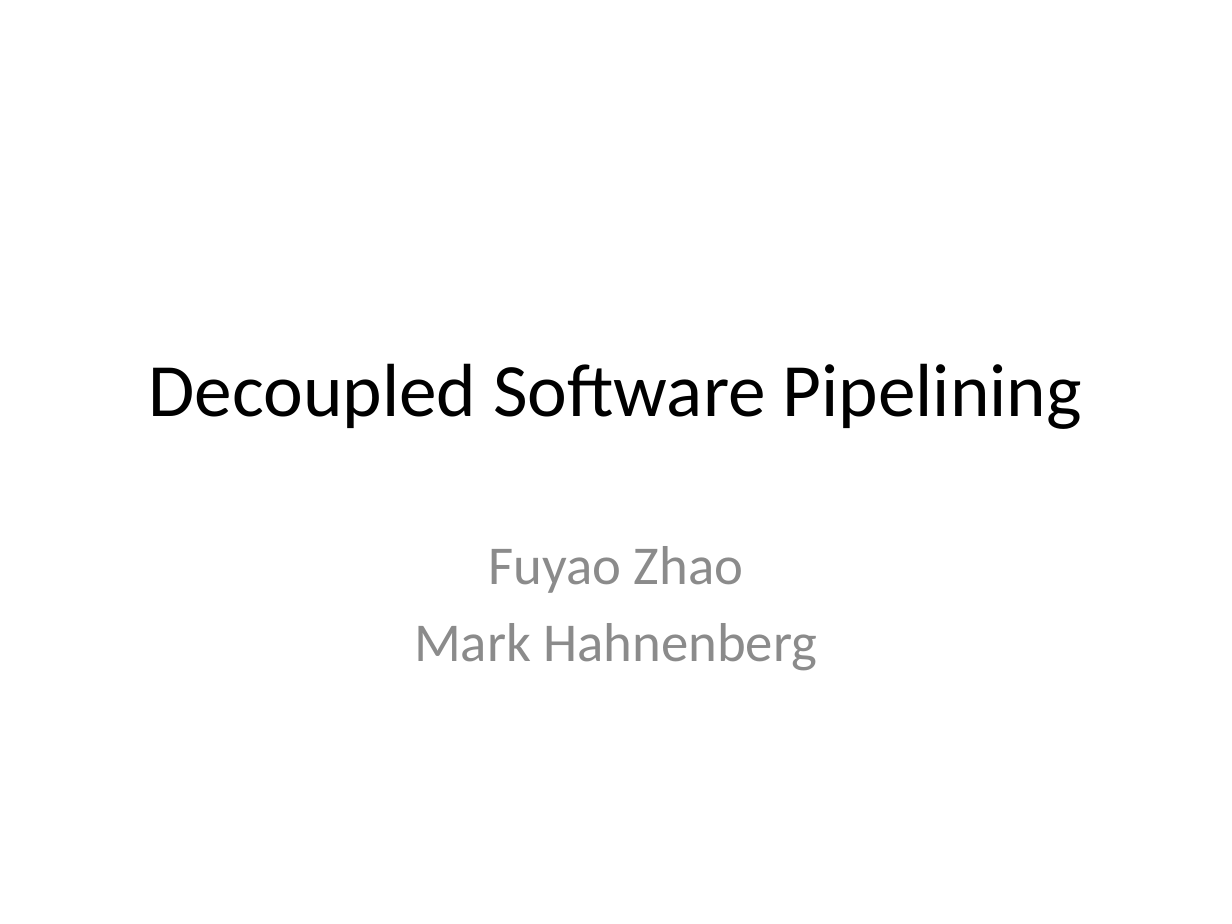
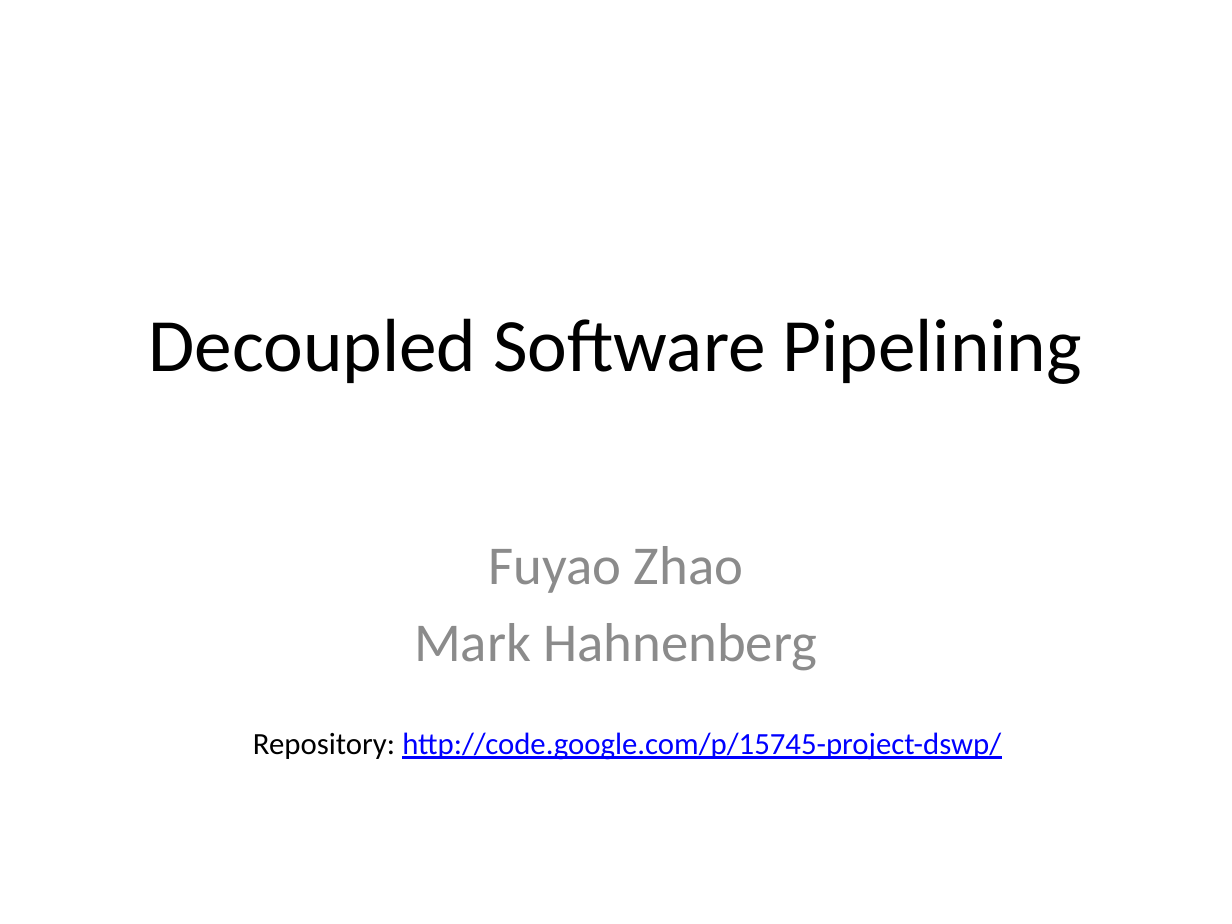
Before and after one commit to djsutherland/dswp-plus, a slide deck: slide 1 of doc/15745poster.pptx. Drawn at 1232x924 pixels with LibreOffice and Linux fonts; fonts in the diff are those of the drawing. Boxes give left, top, right and bottom in pixels: in the first picture for what was removed or moved away, otherwise in the second. Text is boxed around its words. In the diff, an @@ line names an element or a change of style, - is before the commit and + after.

```diff
--- a/doc/15745poster.pptx
+++ b/doc/15745poster.pptx
@@ title "Decoupled Software Pipelining": place and size @@
-title "Decoupled Software Pipelining" at <box>149,363,1082,429</box>
+title "Decoupled Software Pipelining" at <box>149,318,1082,384</box>
@@ text added at <box>253,732,1001,760</box>, 18 pt, text #0000FF, underline @@
+Repository: http://code.google.com/p/15745-project-dswp/
```
Also in this commit, not shown: 5 other slides changed, 1 slide added, 1 slide removed.
